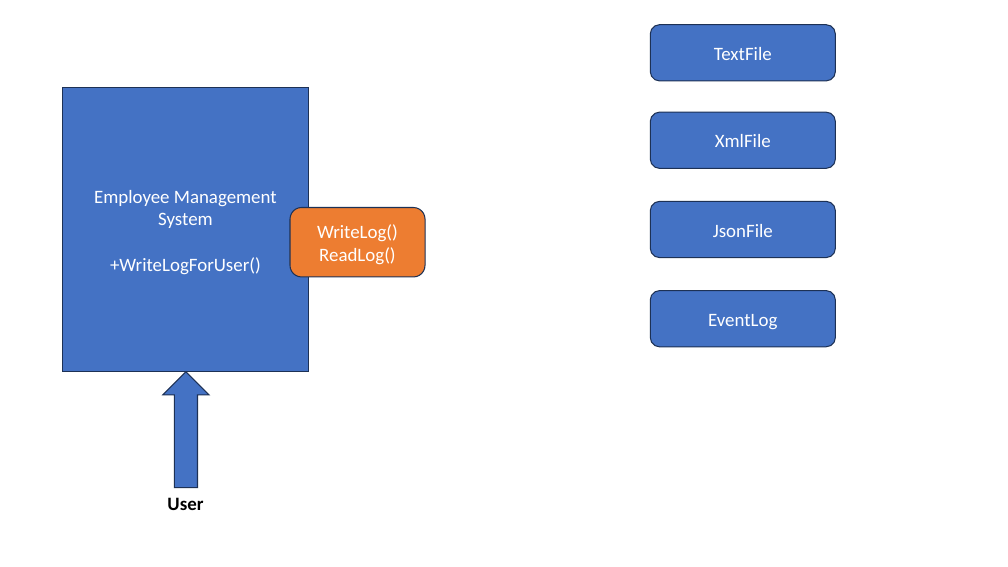
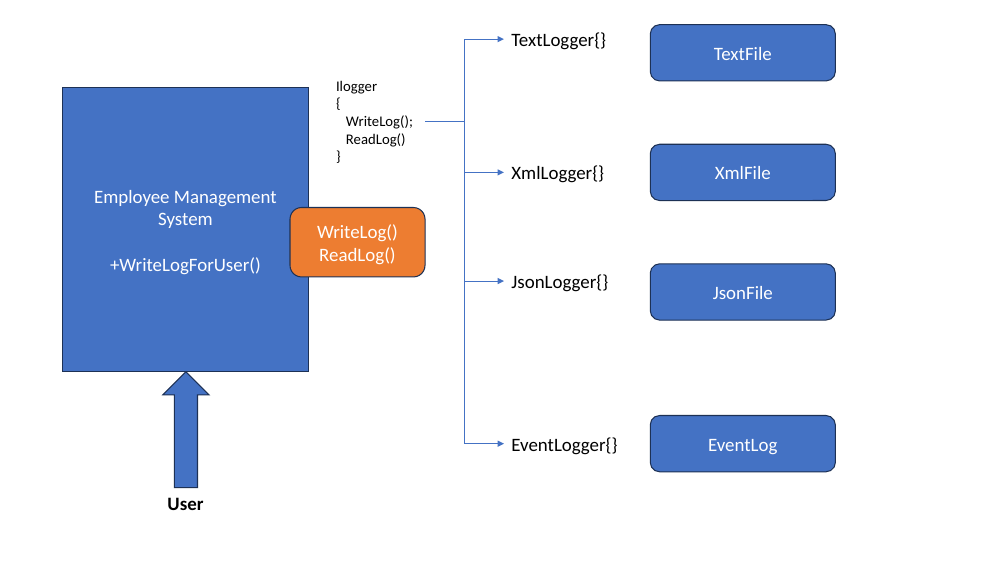
Before and after one commit to maheshsabnis/Capita_NETApps, a slide deck: slide 7 of TrgImages.pptx. Drawn at 1008x567 pixels with LibreOffice and Linux fonts; fonts in the diff are those of the drawing. Boxes give left, top, right and bottom in pixels: in the first picture for what was removed or moved away, otherwise in the second. Text is boxed around its words. In the diff, an @@ line names an element or a change of style, - is before the commit and + after.

```diff
--- a/TrgImages.pptx
+++ b/TrgImages.pptx
@@ elbow arrow added from (425, 121) to (504, 39), #4472C4 0.5 pt @@
@@ text added at bbox=[511, 32, 606, 50], 18 pt, text #000000 @@
+TextLogger{}
@@ text added at bbox=[336, 80, 413, 147], 14 pt, text #000000 @@
+Ilogger
+{
+WriteLog();
+ReadLog()
+}
@@ elbow arrow added from (425, 121) to (504, 172), #4472C4 0.5 pt @@
@@ elbow arrow added from (425, 121) to (504, 281), #4472C4 0.5 pt @@
@@ elbow arrow added from (425, 121) to (504, 444), #4472C4 0.5 pt @@
@@ rounded rectangle "XmlFile": place and size @@
-rounded rectangle "XmlFile" at bbox=[650, 112, 836, 168]
+rounded rectangle "XmlFile" at bbox=[650, 144, 836, 200]
@@ text added at bbox=[511, 165, 604, 183], 18 pt, text #000000 @@
+XmlLogger{}
@@ rounded rectangle "JsonFile": place and size @@
-rounded rectangle "JsonFile" at bbox=[650, 201, 836, 257]
+rounded rectangle "JsonFile" at bbox=[650, 264, 836, 320]
@@ text added at bbox=[511, 274, 608, 292], 18 pt, text #000000 @@
+JsonLogger{}
@@ rounded rectangle "EventLog": place and size @@
-rounded rectangle "EventLog" at bbox=[650, 290, 836, 346]
+rounded rectangle "EventLog" at bbox=[650, 416, 836, 472]
@@ text added at bbox=[511, 437, 617, 455], 18 pt, text #000000 @@
+EventLogger{}
```
Also in this commit, not shown: 3 slides added, 10 other files.
